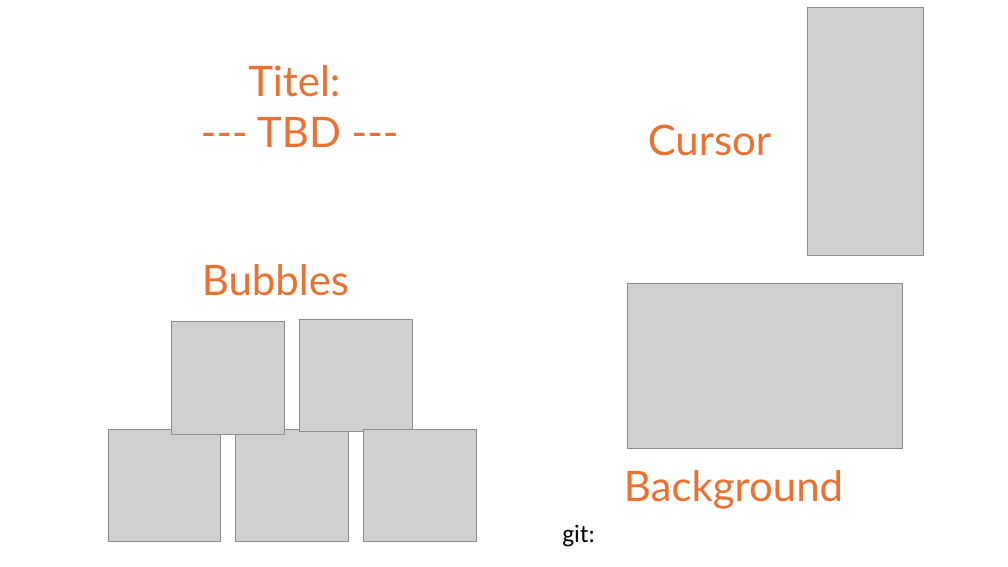
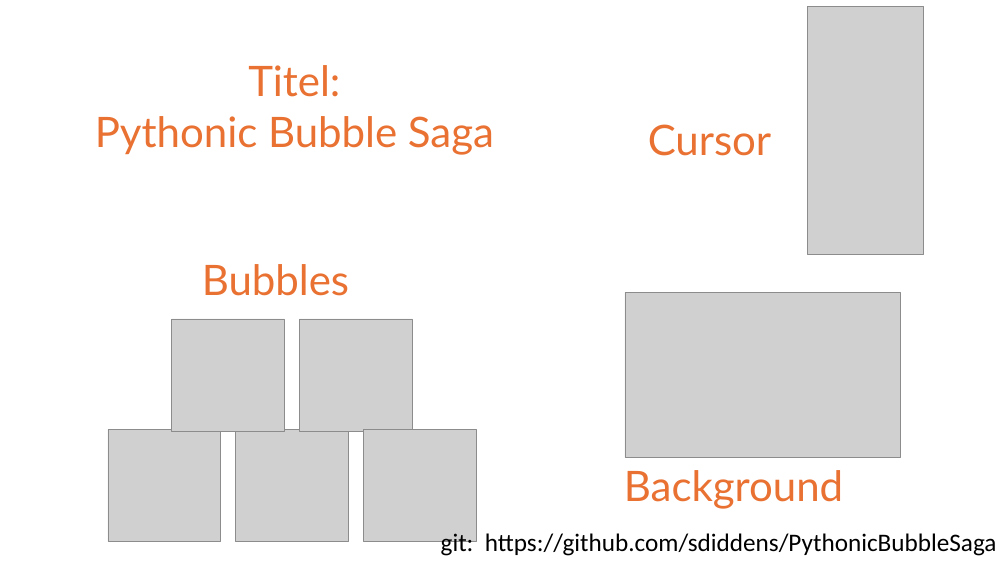
Before and after one commit to sdiddens/PythonicBubbleSaga, a slide deck: slide 2 of slides.pptx. Drawn at 1008x567 pixels with LibreOffice and Linux fonts; fonts in the diff are those of the drawing; grey boxes stand for pictures. Boxes give left, top, right and bottom in pixels: in the first picture for what was removed or moved away, otherwise in the second. Text is boxed around its words. In the diff, an @@ line names an element or a change of style, - is before the commit and + after.

```diff
--- a/slides.pptx
+++ b/slides.pptx
@@ text at (95,65,494,155): text changed @@
-Titel:
---- TBD ---
+Titel:
+Pythonic Bubble Saga
@@ picture: place and size @@
-picture at (627,284,902,448)
+picture at (625,293,901,457)
@@ text at (441,533,997,557): text changed @@
-git:
+git: https://github.com/sdiddens/PythonicBubbleSaga
```
Also in this commit, not shown: 2 slides added, 1 slide removed, 4 other files.
